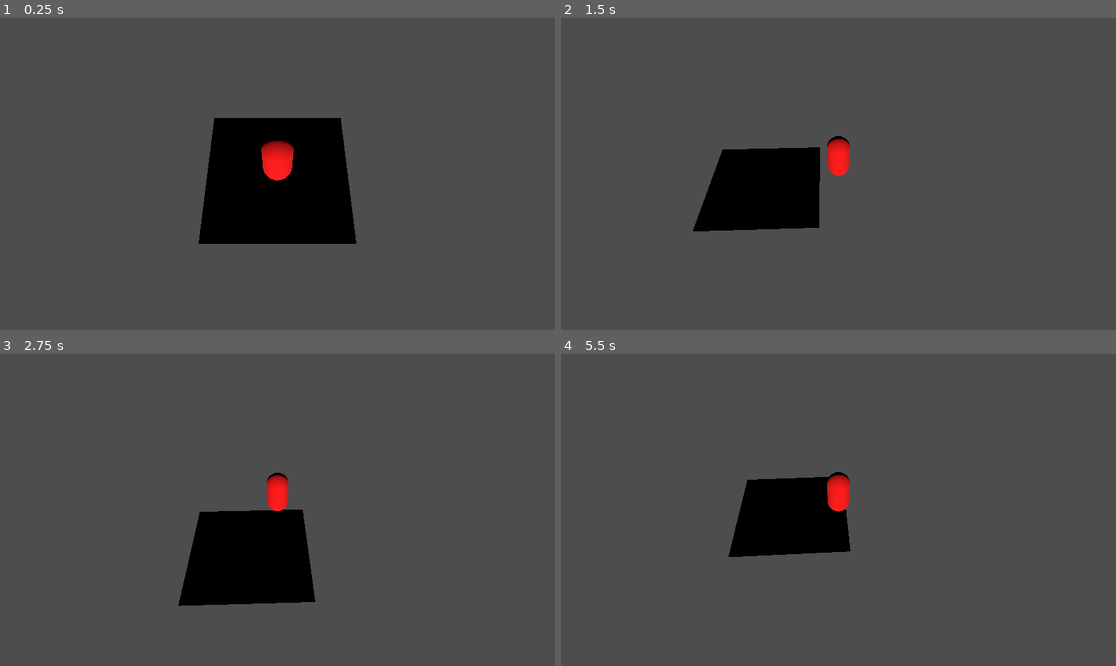
Above: before the commit, frames 1-4 (two rows, left to right).
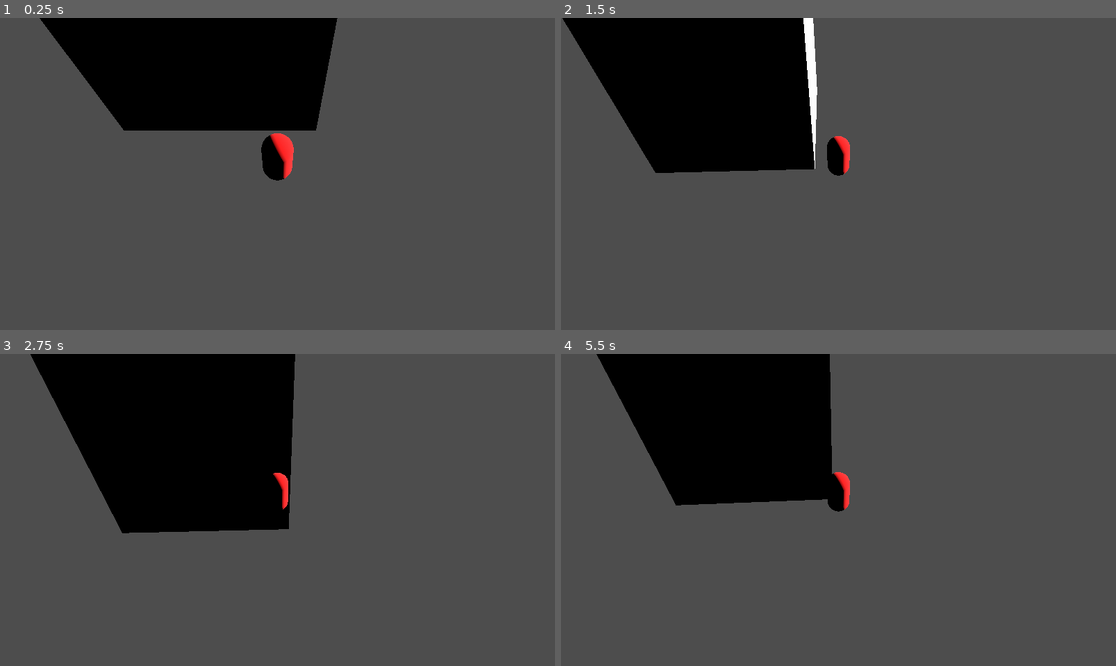
Above: after the commit, the same moments.

Repository: Dextonek/splicev2
Game: Godot game, scene res://node_3d.tscn
The game is run twice, just before and just after one commit, with the same random seed, the same clock (stepped at 60 frames per second) and the same inputs.
Inputs (mouse positions are in pixels of both pictures, inside the frame that each line leads up to):
- Up to frame 1 (0.25 s): no input
- Up to frame 2 (1.5 s): move the mouse to (960, 158) at 0.52 s; click (960, 158) at 0.67 s; move the mouse to (727, 189) at 1.27 s; click (727, 189) at 1.42 s
- Up to frame 3 (2.75 s): move the mouse to (333, 441) at 2.02 s; click (333, 441) at 2.17 s
- Up to frame 4 (5.5 s): move the mouse to (810, 572) at 2.77 s; click (810, 572) at 2.92 s; move the mouse to (1005, 556) at 3.52 s; click (1005, 556) at 3.67 s; move the mouse to (672, 463) at 4.27 s; click (672, 463) at 4.42 s; move the mouse to (866, 510) at 5.02 s; click (866, 510) at 5.17 s

The runs differ from the first frame. In frame 1, 25% of the frame differs, in the area x 7-65%, y 0-73%; in frame 2, 22%; in frame 3, 26%, in the area x 5-57%, y 0-81%; in frame 4, 19%.

Commit message:
lights, better movement

Diff:
--- a/character_body_3d.gd
+++ b/character_body_3d.gd
@@ -2,6 +2,7 @@
 
 @export var speed: float = 5.0
 @export var follow_mouse: bool = false
+@export var plane_height: float = 0.0  # The Y-coordinate of the imaginary plane
 
 var target_position: Vector3 = Vector3.ZERO
 
@@ -18,18 +19,19 @@
 func update_target_position():
 	var camera = get_viewport().get_camera_3d()
 	var mouse_pos = get_viewport().get_mouse_position()
-	var ray_length = 1000
 	var from = camera.project_ray_origin(mouse_pos)
-	var to = from + camera.project_ray_normal(mouse_pos) * ray_length
+	var direction = camera.project_ray_normal(mouse_pos)
 
-	var space_state = get_world_3d().direct_space_state
-	var query = PhysicsRayQueryParameters3D.create(from, to)
-	var result = space_state.intersect_ray(query)
+	# Define an imaginary plane at Y = plane_height
+	var plane = Plane(Vector3.UP, plane_height)
 
-	if result:
-		target_position = result.position
-		# Keep the Y position the same as the player's current Y
-		target_position.y = global_position.y
+	# Intersect the ray with the plane
+	var intersection = plane.intersects_ray(from, direction)
+
+	if intersection:
+		target_position = intersection
+		# Optionally, keep the Y position the same as the player's current Y
+		# target_position.y = global_position.y
 
 func _physics_process(delta):
 	if target_position != Vector3.ZERO:
--- a/node_3d.tscn
+++ b/node_3d.tscn
@@ -1,14 +1,7 @@
-[gd_scene load_steps=11 format=3 uid="uid://c015ldiihu1uv"]
+[gd_scene load_steps=10 format=3 uid="uid://c015ldiihu1uv"]
 
 [ext_resource type="Script" path="res://character_body_3d.gd" id="1_gchnf"]
 [ext_resource type="Script" path="res://camera.gd" id="1_ri8ox"]
-
-[sub_resource type="PlaneMesh" id="PlaneMesh_2or6q"]
-size = Vector2(5, 5)
-
-[sub_resource type="PhysicsMaterial" id="PhysicsMaterial_pc8po"]
-
-[sub_resource type="WorldBoundaryShape3D" id="WorldBoundaryShape3D_foav8"]
 
 [sub_resource type="MeshLibrary" id="MeshLibrary_64ve0"]
 
@@ -22,6 +15,10 @@
 
 [sub_resource type="CapsuleShape3D" id="CapsuleShape3D_1h352"]
 
+[sub_resource type="BoxMesh" id="BoxMesh_4ugkl"]
+
+[sub_resource type="BoxShape3D" id="BoxShape3D_tmap3"]
+
 [node name="Node3D" type="Node3D"]
 
 [node name="Camera" type="Camera3D" parent="."]
@@ -32,17 +29,13 @@
 offset = Vector3(0, 10, 10)
 
 [node name="DirectionalLight3D" type="DirectionalLight3D" parent="."]
-
-[node name="MeshInstance3D" type="MeshInstance3D" parent="."]
-mesh = SubResource("PlaneMesh_2or6q")
-skeleton = NodePath("")
-
-[node name="StaticBody3D" type="StaticBody3D" parent="MeshInstance3D"]
-physics_material_override = SubResource("PhysicsMaterial_pc8po")
-
-[node name="CollisionShape3D" type="CollisionShape3D" parent="MeshInstance3D/StaticBody3D"]
-transform = Transform3D(1, 0, 0, 0, 1, 0, 0, 0, 1, -7.14035, 0, 0)
-shape = SubResource("WorldBoundaryShape3D_foav8")
+transform = Transform3D(-0.368271, -0.282874, 0.885641, -0.00499094, 0.953178, 0.30237, -0.929705, 0.106934, -0.352439, -5.393, 6.345, 4.878)
+light_energy = 3.455
+light_indirect_energy = 1.01
+shadow_enabled = true
+shadow_opacity = 0.31
+shadow_blur = 0.0
+directional_shadow_mode = 0
 
 [node name="GridMap" type="GridMap" parent="."]
 mesh_library = SubResource("MeshLibrary_64ve0")
@@ -58,3 +51,13 @@
 [node name="CollisionShape3D" type="CollisionShape3D" parent="CharacterBody3D"]
 transform = Transform3D(1, 0, 0, 0, 1, 0, 0, 0, 1, 0, 1.10129, 0)
 shape = SubResource("CapsuleShape3D_1h352")
+
+[node name="MeshInstance3D2" type="MeshInstance3D" parent="."]
+transform = Transform3D(10, 0, 0, 0, 10, 0, 0, 0, 10, -2.99163, 1.69415, -9.32986)
+mesh = SubResource("BoxMesh_4ugkl")
+
+[node name="StaticBody3D" type="StaticBody3D" parent="MeshInstance3D2"]
+
+[node name="CollisionShape3D" type="CollisionShape3D" parent="MeshInstance3D2/StaticBody3D"]
+transform = Transform3D(1, 0, 0, 0, 1, 0, 0, 0, 1, 0, 5.96046e-08, 0)
+shape = SubResource("BoxShape3D_tmap3")
